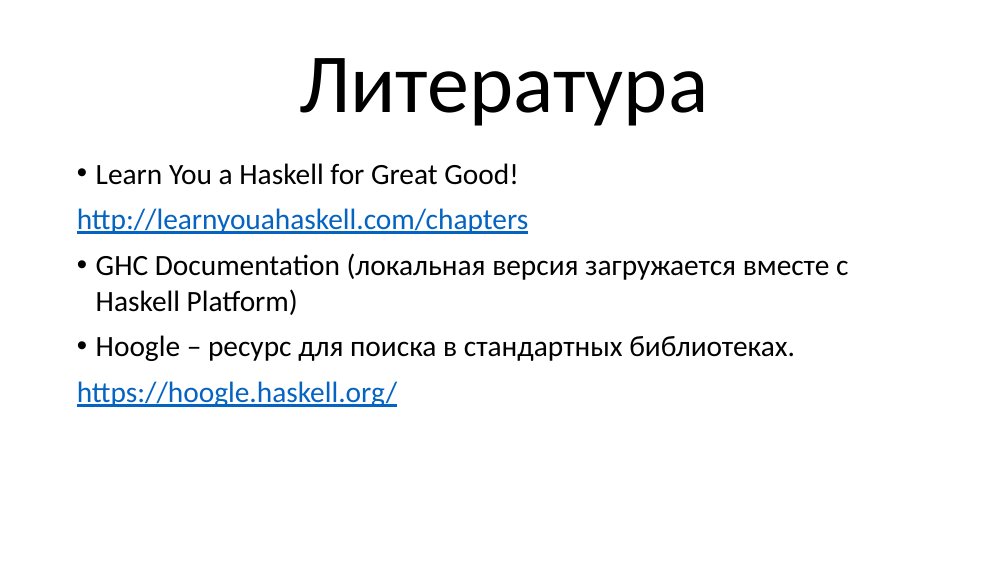
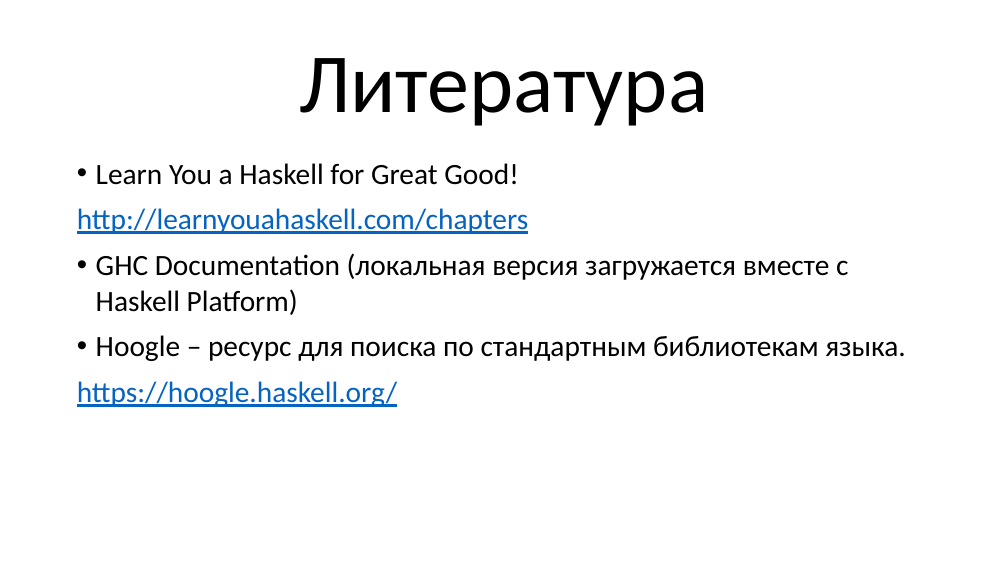
Before and after one commit to Zumisha/Parallel-Programming, a slide deck: slide 24 of Литература/Haskell/Haskell.pptx. Drawn at 1008x567 pixels with LibreOffice and Linux fonts; fonts in the diff are those of the drawing. Boxes give left, top, right and bottom in pixels: in the first picture for what was removed or moved away, otherwise in the second. Text is boxed around its words. In the diff, an @@ line names an element or a change of style, - is before the commit and + after.

```diff
--- a/Литература/Haskell/Haskell.pptx
+++ b/Литература/Haskell/Haskell.pptx
@@ text at [96, 335, 906, 361]: text changed @@
-• Hoogle – ресурс для поиска в стандартных библиотеках.
+• Hoogle – ресурс для поиска по стандартным библиотекам языка.
```
Also in this commit, not shown: 7 other files.
